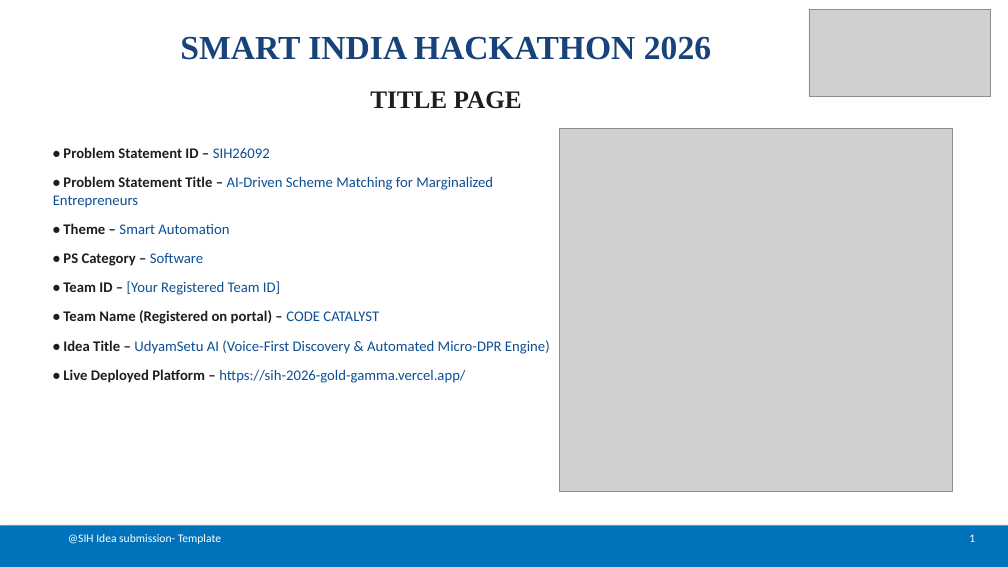
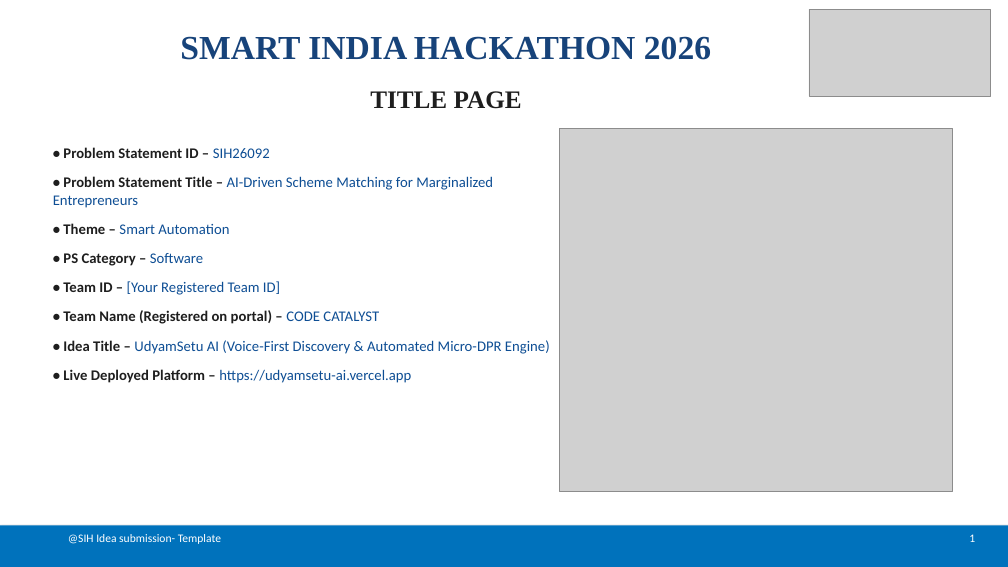
Before and after one commit to vaibhavops-4d/SIH2026, a slide deck: slide 1 of SIH26092_AI_Scheme_Matching.pptx. Drawn at 1008x567 pixels with LibreOffice and Linux fonts; fonts in the diff are those of the drawing; grey boxes stand for pictures. Boxes give left, top, right and bottom in pixels: in the first picture for what was removed or moved away, otherwise in the second. Text is boxed around its words. In the diff, an @@ line names an element or a change of style, - is before the commit and + after.

```diff
--- a/SIH26092_AI_Scheme_Matching.pptx
+++ b/SIH26092_AI_Scheme_Matching.pptx
@@ text at (63, 369, 411, 383): text changed @@
-• Live Deployed Platform – https://sih-2026-gold-gamma.vercel.app/
+• Live Deployed Platform – https://udyamsetu-ai.vercel.app
```
Also in this commit, not shown: 2 other slides changed, 2 other files.
